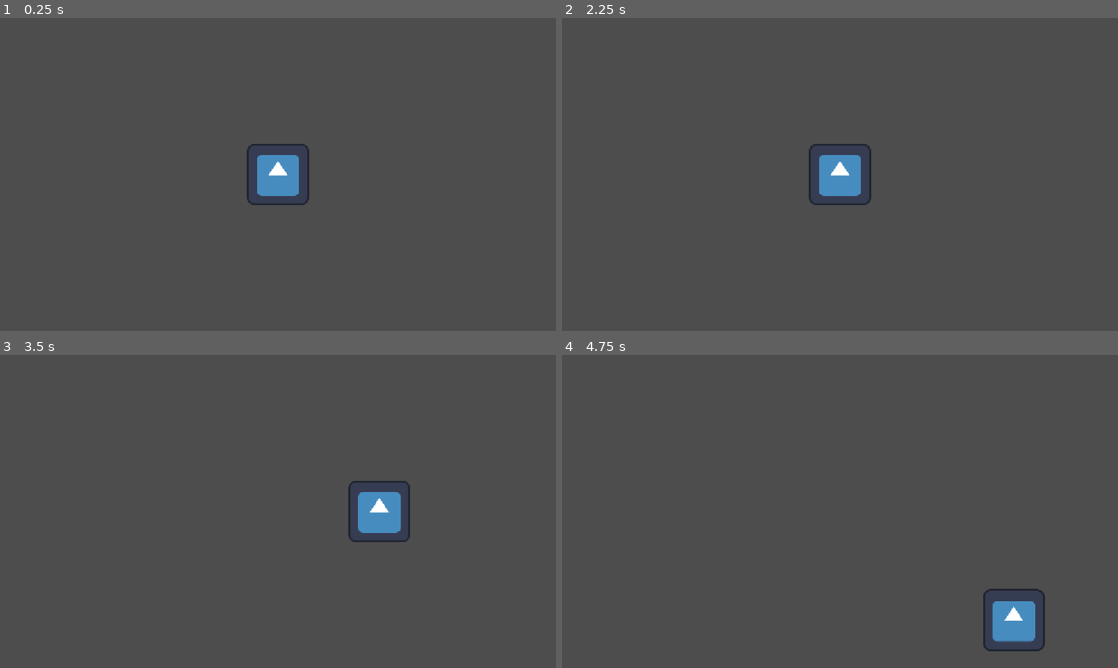
Above: before the commit, frames 1-4 (two rows, left to right).
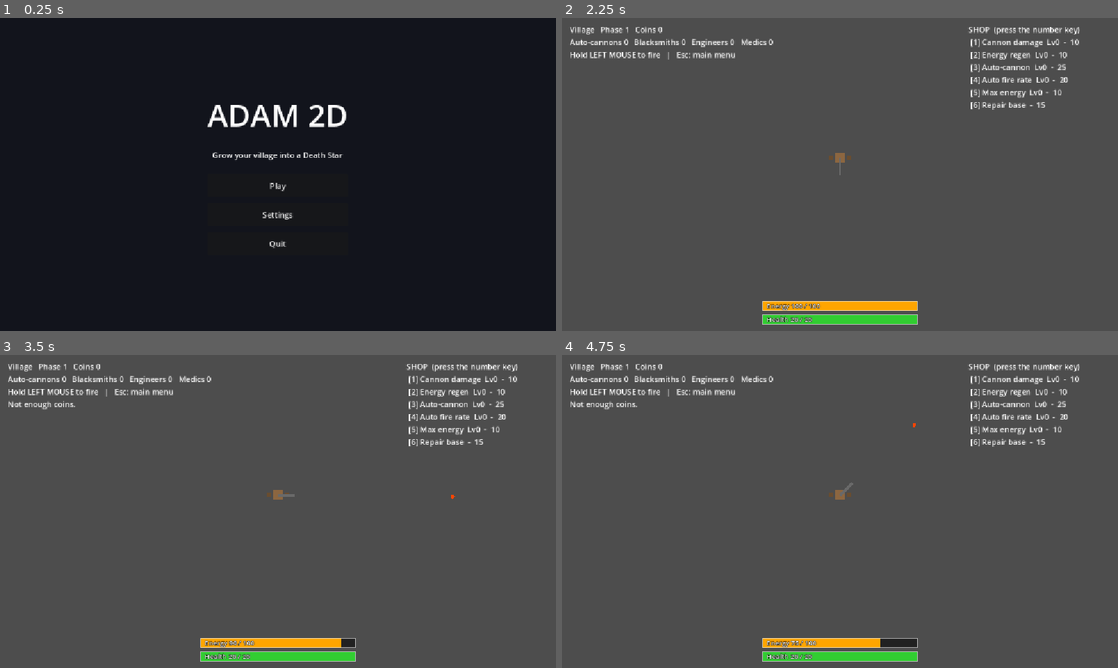
Above: after the commit, the same moments.

Repository: Felankor/adam2d
Game: Godot game, scene res://menu.tscn
The game is run twice, just before and just after one commit, with the same random seed, the same clock (stepped at 60 frames per second) and the same inputs. Before the commit the project starts from res://main.tscn. The engine's default icon, where the game draws it, is replaced by a stand-in: a white triangle on a blue panel in a dark square.
Inputs (mouse positions are in pixels of both pictures, inside the frame that each line leads up to):
- Up to frame 1 (0.25 s): no input
- Up to frame 2 (2.25 s): click (840, 215) at 0.5 s, where only the run after the commit has a clickable "Settings"; click (840, 243) at 1.25 s, where only the run after the commit has a clickable "Back"; click (840, 187) at 2 s, where only the run after the commit has a clickable "Play"
- Up to frame 3 (3.5 s): tap Enter (ui_accept) at 2.75, 3.02, 3.05, 3.32 s; move the mouse to (400, 495) at 2.77 s; hold Right (ui_right) from 2.78 s (still down); tap 1 at 2.85 s; click (400, 495) at 2.92 s
- Up to frame 4 (4.75 s): move the mouse to (728, 527) at 3.52 s; release Right (ui_right) at 3.53 s; hold Down (ui_down) 3.53-4.28 s; tap Enter (ui_accept) at 3.6, 3.77, 4.07, 4.55 s; click (728, 527) at 3.67 s; tap 1 at 3.8, 4.35 s; move the mouse to (895, 442) at 4.27 s; hold Right (ui_right) from 4.28 s (still down); click (895, 442) at 4.42 s

The runs differ from the first frame. In frame 1, 100% of the frame differs, in the area x 0-100%, y 0-100%; in frame 2, 5.2%; in frame 3, 5.4%; in frame 4, 5.4%.

Commit message:
Many changes and playability options
Shop, Ally mob, base improvements for further phases

Diff:
--- /dev/null
+++ b/base.gd
@@ -0,0 +1,135 @@
+class_name Base
+extends Node2D
+
+signal destroyed
+
+const TIER_NAMES := ["Village", "Town", "City", "Fortress", "Capital", "Empire", "Death Star"]
+const TIER_HP := [20, 40, 70, 110, 160, 230, 350]
+const TIER_COLORS := [
+	Color(0.55, 0.40, 0.25),
+	Color(0.65, 0.50, 0.30),
+	Color(0.60, 0.60, 0.65),
+	Color(0.45, 0.50, 0.60),
+	Color(0.85, 0.70, 0.25),
+	Color(0.60, 0.30, 0.70),
+	Color(0.55, 0.58, 0.62),
+]
+const MAX_AUTO := 12
+
+var tier: int = 0
+var max_hp: int = 20
+var hp: int = 20
+var hp_bonus: int = 0
+
+var max_energy: float = 100.0
+var energy: float = 100.0
+var energy_regen: float = 20.0
+var shot_cost: float = 20.0
+var shot_interval: float = 0.2
+
+var cannon_damage: float = 10.0
+var auto_damage: float = 6.0
+var damage_mult: float = 1.0
+
+var auto_cannons: int = 0
+var auto_interval: float = 2.0
+var auto_range: float = 350.0
+
+var gunners: int = 0
+var smiths: int = 0
+var engineers: int = 0
+var medics: int = 0
+
+var aim_angle: float = 0.0
+var _fire_cd: float = 0.0
+var _auto_timer: float = 0.0
+var _heal_acc: float = 0.0
+
+func body_radius() -> float:
+	return 22.0 + tier * 6.0
+
+func set_tier(new_tier: int) -> void:
+	tier = new_tier
+	max_hp = TIER_HP[tier] + hp_bonus
+	hp = max_hp
+	queue_redraw()
+
+func heal(amount: int) -> void:
+	hp = mini(hp + amount, max_hp)
+
+func take_damage(amount: int) -> void:
+	hp = maxi(hp - amount, 0)
+	if hp == 0:
+		set_process(false)
+		destroyed.emit()
+
+func _process(delta: float) -> void:
+	energy = minf(energy + energy_regen * delta, max_energy)
+	_fire_cd -= delta
+	aim_angle = (get_global_mouse_position() - global_position).angle()
+
+	# Manual cannon: hold left mouse button, costs energy
+	if Input.is_mouse_button_pressed(MOUSE_BUTTON_LEFT) and _fire_cd <= 0.0 and energy >= shot_cost:
+		energy -= shot_cost
+		_fire_cd = shot_interval
+		_shoot(aim_angle, cannon_damage * damage_mult)
+
+	# Auto cannons: share one timer, so shots are evenly spread out
+	if auto_cannons > 0:
+		_auto_timer -= delta
+		if _auto_timer <= 0.0:
+			var target := _nearest_enemy()
+			if target != null:
+				_shoot((target.global_position - global_position).angle(), auto_damage * damage_mult)
+				_auto_timer = auto_interval / auto_cannons
+
+	# Medics: slow healing
+	if medics > 0 and hp < max_hp:
+		_heal_acc += medics * 0.5 * delta
+		if _heal_acc >= 1.0:
+			_heal_acc -= 1.0
+			heal(1)
+
+	queue_redraw()
+
+func _shoot(angle: float, dmg: float) -> void:
+	var p := Projectile.new()
+	var dir := Vector2.RIGHT.rotated(angle)
+	p.position = position + dir * (body_radius() + 10.0)
+	p.velocity = dir * 600.0
+	p.damage = dmg
+	get_parent().add_child(p)
+
+func _nearest_enemy() -> Enemy:
+	var best: Enemy = null
+	var best_dist := auto_range
+	for node in get_tree().get_nodes_in_group("enemies"):
+		var e := node as Enemy
+		if e == null or e.dead:
+			continue
+		var d := global_position.distance_to(e.global_position)
+		if d <= best_dist:
+			best = e
+			best_dist = d
+	return best
+
+func _draw() -> void:
+	var r := body_radius()
+	var col: Color = TIER_COLORS[tier]
+	if tier == TIER_NAMES.size() - 1:
+		draw_circle(Vector2.ZERO, r, col)
+		draw_circle(Vector2(-r * 0.35, -r * 0.35), r * 0.22, col.darkened(0.45))
+		draw_line(Vector2(-r, 0), Vector2(r, 0), col.darkened(0.45), 3.0)
+	else:
+		draw_rect(Rect2(-r * 0.5, -r * 0.5, r, r), col)
+		var count := 2 + tier * 2
+		var s := 8.0 + tier * 2.0
+		for i in count:
+			var pos := Vector2.RIGHT.rotated(TAU * i / count) * r * 0.85
+			draw_rect(Rect2(pos - Vector2(s, s) * 0.5, Vector2(s, s)), col.darkened(0.25))
+	if auto_cannons > 0:
+		draw_arc(Vector2.ZERO, auto_range, 0.0, TAU, 64, Color(1, 1, 1, 0.08), 1.0)
+		for i in auto_cannons:
+			var a := TAU * i / auto_cannons
+			draw_circle(Vector2.RIGHT.rotated(a) * (r + 6.0), 5.0, Color.ORANGE)
+	draw_line(Vector2.ZERO, Vector2.RIGHT.rotated(aim_angle) * (r + 14.0), Color.DIM_GRAY, 6.0)
--- /dev/null
+++ b/enemy.gd
@@ -0,0 +1,44 @@
+class_name Enemy
+extends Node2D
+
+signal died(enemy: Enemy)
+signal arrived(enemy: Enemy)
+
+var is_ally: bool = false
+var hp: float = 10.0
+var speed: float = 60.0
+var reward: int = 1
+var damage: int = 1
+var target: Vector2 = Vector2.ZERO
+var reach: float = 40.0
+var radius: float = 12.0
+var dead: bool = false
+
+func _ready() -> void:
+	add_to_group("allies" if is_ally else "enemies")
+
+func _process(delta: float) -> void:
+	var to_target := target - position
+	if to_target.length() <= reach:
+		dead = true
+		arrived.emit(self)
+		queue_free()
+		return
+	position += to_target.normalized() * speed * delta
+
+func take_damage(amount: float) -> void:
+	if dead or is_ally:
+		return
+	hp -= amount
+	if hp <= 0.0:
+		dead = true
+		died.emit(self)
+		queue_free()
+
+func _draw() -> void:
+	if is_ally:
+		draw_circle(Vector2.ZERO, radius, Color.LIME_GREEN)
+		draw_line(Vector2(-6, 0), Vector2(6, 0), Color.WHITE, 3.0)
+		draw_line(Vector2(0, -6), Vector2(0, 6), Color.WHITE, 3.0)
+	else:
+		draw_circle(Vector2.ZERO, radius, Color.CRIMSON)
--- /dev/null
+++ b/hud.gd
@@ -0,0 +1,32 @@
+class_name Hud
+extends Control
+
+var base: Base
+
+func _ready() -> void:
+	mouse_filter = Control.MOUSE_FILTER_IGNORE
+	set_anchors_preset(Control.PRESET_FULL_RECT)
+
+func _process(_delta: float) -> void:
+	queue_redraw()
+
+func _draw() -> void:
+	if base == null:
+		return
+	var s := get_viewport_rect().size
+	var w := 320.0
+	var h := 20.0
+	var x := (s.x - w) * 0.5
+	var hp_text := "Health %d / %d" % [base.hp, base.max_hp]
+	var en_text := "Energy %d / %d" % [int(base.energy), int(base.max_energy)]
+	_bar(Vector2(x, s.y - 34.0), Vector2(w, h), float(base.hp) / base.max_hp, Color.LIME_GREEN, hp_text)
+	_bar(Vector2(x, s.y - 62.0), Vector2(w, h), base.energy / base.max_energy, Color.ORANGE, en_text)
+
+func _bar(pos: Vector2, bar_size: Vector2, ratio: float, color: Color, text: String) -> void:
+	draw_rect(Rect2(pos, bar_size), Color(0.1, 0.1, 0.1, 0.85))
+	draw_rect(Rect2(pos, Vector2(bar_size.x * clampf(ratio, 0.0, 1.0), bar_size.y)), color)
+	draw_rect(Rect2(pos, bar_size), Color(1, 1, 1, 0.6), false, 2.0)
+	var font := ThemeDB.fallback_font
+	var text_pos := pos + Vector2(8, bar_size.y - 5)
+	draw_string_outline(font, text_pos, text, HORIZONTAL_ALIGNMENT_LEFT, -1, 14, 4, Color.BLACK)
+	draw_string(font, text_pos, text, HORIZONTAL_ALIGNMENT_LEFT, -1, 14, Color.WHITE)
--- /dev/null
+++ b/main.gd
@@ -0,0 +1,274 @@
+extends Node2D
+
+const BASE_POS := Vector2(576, 290)
+const SPAWN_RADIUS := 700.0
+const ALLY_CHANCE := 0.10
+
+const ITEM_NAMES := ["Cannon damage", "Energy regen", "Auto-cannon", "Auto fire rate", "Max energy", "Repair base"]
+const ITEM_COSTS := [10, 10, 25, 20, 10, 15]
+
+const UPGRADES := [
+	{"id": "damage", "name": "Heavy shells", "desc": "Cannon damage +20%"},
+	{"id": "regen", "name": "Fast loading", "desc": "Energy regen +4 per second"},
+	{"id": "energy", "name": "Bigger magazine", "desc": "Max energy +20"},
+	{"id": "autorate", "name": "Gun oil", "desc": "Auto-cannons fire 15% faster"},
+	{"id": "autocannon", "name": "New auto-cannon", "desc": "Adds one automatic cannon"},
+	{"id": "walls", "name": "Thicker walls", "desc": "Max health +10 and heal 10"},
+	{"id": "repair", "name": "Field repairs", "desc": "Heal 50% of max health"},
+	{"id": "coins", "name": "Tax collection", "desc": "Gain bonus coins (more in later phases)"},
+]
+
+var phase: int = 1
+var coins: int = 0
+var to_spawn: int = 0
+var alive: int = 0
+var spawn_timer: float = 0.0
+var game_over: bool = false
+var levels: Array[int] = [0, 0, 0, 0, 0, 0]
+
+var base: Base
+var info_label: Label
+var shop_label: Label
+var upgrade_menu: UpgradeMenu
+var _msg: String = ""
+var _msg_time: float = 0.0
+
+func _ready() -> void:
+	base = Base.new()
+	base.position = BASE_POS
+	base.destroyed.connect(_on_base_destroyed)
+	add_child(base)
+
+	var layer := CanvasLayer.new()
+	add_child(layer)
+
+	var hud := Hud.new()
+	hud.base = base
+	layer.add_child(hud)
+
+	info_label = Label.new()
+	info_label.position = Vector2(16, 12)
+	layer.add_child(info_label)
+
+	shop_label = Label.new()
+	shop_label.position = Vector2(get_viewport_rect().size.x - 310.0, 12)
+	layer.add_child(shop_label)
+
+	upgrade_menu = UpgradeMenu.new()
+	upgrade_menu.chosen.connect(_on_upgrade_chosen)
+	layer.add_child(upgrade_menu)
+
+	_start_phase()
+
+func _start_phase() -> void:
+	var new_tier := mini(int((phase - 1) / 3.0), Base.TIER_NAMES.size() - 1)
+	if new_tier != base.tier:
+		base.set_tier(new_tier)
+		_say("Your settlement grew into a %s!" % Base.TIER_NAMES[new_tier], 5.0)
+	to_spawn = 3 + phase * 2
+	spawn_timer = 1.0
+	_update_label()
+
+func _process(delta: float) -> void:
+	if _msg_time > 0.0:
+		_msg_time -= delta
+		if _msg_time <= 0.0:
+			_msg = ""
+			_update_label()
+	if game_over:
+		if Input.is_action_just_pressed("ui_accept"):
+			get_tree().reload_current_scene()
+		return
+	if to_spawn > 0:
+		spawn_timer -= delta
+		if spawn_timer <= 0.0:
+			_spawn_mob()
+			to_spawn -= 1
+			spawn_timer = maxf(0.5, 2.0 - phase * 0.1)
+	elif alive == 0:
+		phase += 1
+		_open_upgrade_menu()
+
+# ---------- Phase reward menu ----------
+
+func _is_available(u: Dictionary) -> bool:
+	match u["id"]:
+		"autocannon":
+			return base.auto_cannons < Base.MAX_AUTO
+		"repair":
+			return base.hp < base.max_hp
+	return true
+
+func _open_upgrade_menu() -> void:
+	var pool := UPGRADES.filter(_is_available)
+	pool.shuffle()
+	var picks := pool.slice(0, 3)
+	upgrade_menu.open("Phase %d cleared!  Choose a reward" % (phase - 1), picks)
+	get_tree().paused = true
+
+func _on_upgrade_chosen(id: String) -> void:
+	var text := _apply_upgrade(id)
+	get_tree().paused = false
+	_start_phase()
+	_say(text, 4.0)
+
+func _apply_upgrade(id: String) -> String:
+	match id:
+		"damage":
+			base.damage_mult += 0.2
+			return "Cannon damage +20%."
+		"regen":
+			base.energy_regen += 4.0
+			return "Energy regen +4."
+		"energy":
+			base.max_energy += 20.0
+			return "Max energy +20."
+		"autorate":
+			base.auto_interval = maxf(base.auto_interval * 0.85, 0.3)
+			return "Auto-cannons fire faster."
+		"autocannon":
+			base.auto_cannons = mini(base.auto_cannons + 1, Base.MAX_AUTO)
+			return "A new auto-cannon was built."
+		"walls":
+			base.hp_bonus += 10
+			base.max_hp += 10
+			base.heal(10)
+			return "Max health +10."
+		"repair":
+			base.heal(int(base.max_hp * 0.5))
+			return "Base repaired."
+		"coins":
+			var gain := 5 + phase * 3
+			coins += gain
+			return "Collected %d coins." % gain
+	return ""
+
+# ---------- Mobs ----------
+
+func _spawn_mob() -> void:
+	var e := Enemy.new()
+	e.is_ally = randf() < ALLY_CHANCE
+	var angle := randf() * TAU
+	e.position = BASE_POS + Vector2.RIGHT.rotated(angle) * SPAWN_RADIUS
+	e.target = BASE_POS
+	e.reach = base.body_radius()
+	if e.is_ally:
+		e.speed = 40.0
+	else:
+		e.hp = 10.0 + (phase - 1) * 4.0
+		e.speed = minf(60.0 + (phase - 1) * 5.0, 160.0)
+		e.reward = 1 + int(phase * 0.5)
+		e.damage = 1 + int(phase / 4.0)
+		alive += 1
+	e.died.connect(_on_enemy_died)
+	e.arrived.connect(_on_mob_arrived)
+	add_child(e)
+
+func _on_enemy_died(e: Enemy) -> void:
+	coins += e.reward
+	alive -= 1
+	_update_label()
+
+func _on_mob_arrived(e: Enemy) -> void:
+	if e.is_ally:
+		_recruit()
+	else:
+		alive -= 1
+		base.take_damage(e.damage)
+		_update_label()
+
+func _recruit() -> void:
+	match randi() % 4:
+		0:
+			base.gunners += 1
+			base.auto_cannons = mini(base.auto_cannons + 1, Base.MAX_AUTO)
+			_say("A gunner joined and crews a new auto-cannon!", 4.0)
+		1:
+			base.smiths += 1
+			base.damage_mult += 0.15
+			_say("A blacksmith joined: cannon damage +15%.", 4.0)
+		2:
+			base.engineers += 1
+			base.energy_regen += 5.0
+			_say("An engineer joined: energy regen +5.", 4.0)
+		3:
+			base.medics += 1
+			_say("A medic joined: your base slowly heals.", 4.0)
+
+# ---------- Coin shop and input ----------
+
+func _input(event: InputEvent) -> void:
+	var key := event as InputEventKey
+	if key == null or not key.pressed or key.echo:
+		return
+	if key.keycode == KEY_ESCAPE:
+		get_tree().change_scene_to_file("res://menu.tscn")
+		return
+	var idx := int(key.keycode) - int(KEY_1)
+	if idx >= 0 and idx < ITEM_NAMES.size():
+		_buy(idx)
+
+func _cost(i: int) -> int:
+	if i == 5:
+		return ITEM_COSTS[5] + base.tier * 5
+	return int(ITEM_COSTS[i] * pow(1.5, levels[i]))
+
+func _buy(i: int) -> void:
+	if game_over:
+		return
+	var cost := _cost(i)
+	if coins < cost:
+		_say("Not enough coins.", 2.0)
+		return
+	match i:
+		0:
+			base.damage_mult += 0.2
+		1:
+			base.energy_regen += 4.0
+		2:
+			if base.auto_cannons >= Base.MAX_AUTO:
+				_say("Auto-cannon limit reached.", 2.0)
+				return
+			base.auto_cannons += 1
+		3:
+			base.auto_interval = maxf(base.auto_interval * 0.85, 0.3)
+		4:
+			base.max_energy += 20.0
+		5:
+			if base.hp >= base.max_hp:
+				_say("Base is already at full health.", 2.0)
+				return
+			base.heal(int(base.max_hp * 0.5))
+	coins -= cost
+	if i != 5:
+		levels[i] += 1
+	_update_label()
+
+# ---------- Game over and HUD text ----------
+
+func _on_base_destroyed() -> void:
+	game_over = true
+	for group in ["enemies", "allies"]:
+		for node in get_tree().get_nodes_in_group(group):
+			node.set_process(false)
+	_say("Your %s fell on phase %d. Enter: restart   Esc: main menu" % [Base.TIER_NAMES[base.tier], phase], 9999.0)
+
+func _say(text: String, seconds: float) -> void:
+	_msg = text
+	_msg_time = seconds
+	_update_label()
+
+func _update_label() -> void:
+	var t := "%s   Phase %d   Coins %d" % [Base.TIER_NAMES[base.tier], phase, coins]
+	t += "\nAuto-cannons %d   Blacksmiths %d   Engineers %d   Medics %d" % [base.auto_cannons, base.smiths, base.engineers, base.medics]
+	t += "\nHold LEFT MOUSE to fire   |   Esc: main menu"
+	if _msg != "":
+		t += "\n" + _msg
+	info_label.text = t
+
+	var s := "SHOP  (press the number key)"
+	for i in ITEM_NAMES.size():
+		var mark := "*" if coins >= _cost(i) else " "
+		var lv := "" if i == 5 else "  Lv%d" % levels[i]
+		s += "\n%s[%d] %s%s  -  %d" % [mark, i + 1, ITEM_NAMES[i], lv, _cost(i)]
+	shop_label.text = s
--- a/main.tscn
+++ b/main.tscn
@@ -1,19 +1,6 @@
-[gd_scene load_steps=4 format=3]
+[gd_scene load_steps=2 format=3]
 
-[ext_resource type="Script" path="res://player.gd" id="1"]
-[ext_resource type="Texture2D" path="res://icon.svg" id="2"]
-
-[sub_resource type="RectangleShape2D" id="RectangleShape2D_1"]
-size = Vector2(128, 128)
+[ext_resource type="Script" path="res://main.gd" id="1"]
 
 [node name="Main" type="Node2D"]
-
-[node name="Player" type="CharacterBody2D" parent="."]
-position = Vector2(576, 324)
 script = ExtResource("1")
-
-[node name="Sprite2D" type="Sprite2D" parent="Player"]
-texture = ExtResource("2")
-
-[node name="CollisionShape2D" type="CollisionShape2D" parent="Player"]
-shape = SubResource("RectangleShape2D_1")
--- /dev/null
+++ b/menu.gd
@@ -0,0 +1,95 @@
+extends Control
+
+var _main_box: VBoxContainer
+var _settings_box: VBoxContainer
+
+func _ready() -> void:
+	Settings.load_and_apply()
+
+	var bg := ColorRect.new()
+	bg.color = Color(0.07, 0.08, 0.11)
+	bg.set_anchors_and_offsets_preset(Control.PRESET_FULL_RECT)
+	add_child(bg)
+
+	var center := CenterContainer.new()
+	center.set_anchors_and_offsets_preset(Control.PRESET_FULL_RECT)
+	add_child(center)
+
+	var stack := VBoxContainer.new()
+	stack.add_theme_constant_override("separation", 28)
+	center.add_child(stack)
+
+	var title := Label.new()
+	title.text = "ADAM 2D"
+	title.horizontal_alignment = HORIZONTAL_ALIGNMENT_CENTER
+	title.add_theme_font_size_override("font_size", 64)
+	stack.add_child(title)
+
+	var subtitle := Label.new()
+	subtitle.text = "Grow your village into a Death Star"
+	subtitle.horizontal_alignment = HORIZONTAL_ALIGNMENT_CENTER
+	stack.add_child(subtitle)
+
+	_main_box = VBoxContainer.new()
+	_main_box.add_theme_constant_override("separation", 12)
+	stack.add_child(_main_box)
+	_main_box.add_child(_button("Play", _on_play))
+	_main_box.add_child(_button("Settings", _on_settings))
+	_main_box.add_child(_button("Quit", _on_quit))
+
+	_settings_box = VBoxContainer.new()
+	_settings_box.add_theme_constant_override("separation", 12)
+	_settings_box.visible = false
+	stack.add_child(_settings_box)
+
+	var fs := CheckButton.new()
+	fs.text = "Fullscreen"
+	fs.button_pressed = Settings.fullscreen
+	fs.toggled.connect(_on_fullscreen)
+	_settings_box.add_child(fs)
+
+	var vol_label := Label.new()
+	vol_label.text = "Volume"
+	_settings_box.add_child(vol_label)
+
+	var vol := HSlider.new()
+	vol.min_value = 0.0
+	vol.max_value = 1.0
+	vol.step = 0.05
+	vol.value = Settings.volume
+	vol.custom_minimum_size = Vector2(260, 24)
+	vol.value_changed.connect(_on_volume)
+	_settings_box.add_child(vol)
+
+	_settings_box.add_child(_button("Back", _on_back))
+
+func _button(text: String, handler: Callable) -> Button:
+	var b := Button.new()
+	b.text = text
+	b.custom_minimum_size = Vector2(260, 48)
+	b.pressed.connect(handler)
+	return b
+
+func _on_play() -> void:
+	get_tree().change_scene_to_file("res://main.tscn")
+
+func _on_settings() -> void:
+	_main_box.visible = false
+	_settings_box.visible = true
+
+func _on_back() -> void:
+	Settings.save()
+	_settings_box.visible = false
+	_main_box.visible = true
+
+func _on_quit() -> void:
+	get_tree().quit()
+
+func _on_fullscreen(on: bool) -> void:
+	Settings.fullscreen = on
+	Settings.apply()
+	Settings.save()
+
+func _on_volume(v: float) -> void:
+	Settings.volume = v
+	Settings.apply()
--- /dev/null
+++ b/menu.tscn
@@ -0,0 +1,12 @@
+[gd_scene load_steps=2 format=3]
+
+[ext_resource type="Script" path="res://menu.gd" id="1"]
+
+[node name="Menu" type="Control"]
+layout_mode = 3
+anchors_preset = 15
+anchor_right = 1.0
+anchor_bottom = 1.0
+grow_horizontal = 2
+grow_vertical = 2
+script = ExtResource("1")
--- a/player.gd
+++ /dev/null
@@ -1,8 +0,0 @@
-extends CharacterBody2D
-
-@export var speed: float = 300.0
-
-func _physics_process(_delta: float) -> void:
-	var direction := Input.get_vector("ui_left", "ui_right", "ui_up", "ui_down")
-	velocity = direction * speed
-	move_and_slide()
--- a/project.godot
+++ b/project.godot
@@ -11,7 +11,7 @@
 [application]
 
 config/name="adam2d"
-run/main_scene="res://main.tscn"
+run/main_scene="res://menu.tscn"
 config/features=PackedStringArray("4.7", "GL Compatibility")
 config/icon="res://icon.svg"
 
--- /dev/null
+++ b/projectile.gd
@@ -0,0 +1,24 @@
+class_name Projectile
+extends Node2D
+
+var velocity: Vector2 = Vector2.ZERO
+var damage: float = 10.0
+var life: float = 2.0
+
+func _process(delta: float) -> void:
+	position += velocity * delta
+	life -= delta
+	if life <= 0.0:
+		queue_free()
+		return
+	for node in get_tree().get_nodes_in_group("enemies"):
+		var e := node as Enemy
+		if e == null or e.dead:
+			continue
+		if position.distance_to(e.position) <= e.radius + 4.0:
+			e.take_damage(damage)
+			queue_free()
+			return
+
+func _draw() -> void:
+	draw_circle(Vector2.ZERO, 4.0, Color.ORANGE_RED)
--- /dev/null
+++ b/settings.gd
@@ -0,0 +1,27 @@
+class_name Settings
+extends RefCounted
+
+const PATH := "user://settings.cfg"
+
+static var fullscreen: bool = false
+static var volume: float = 1.0
+
+static func load_and_apply() -> void:
+	var cfg := ConfigFile.new()
+	if cfg.load(PATH) == OK:
+		fullscreen = cfg.get_value("display", "fullscreen", false)
+		volume = cfg.get_value("audio", "volume", 1.0)
+	apply()
+
+static func save() -> void:
+	var cfg := ConfigFile.new()
+	cfg.set_value("display", "fullscreen", fullscreen)
+	cfg.set_value("audio", "volume", volume)
+	cfg.save(PATH)
+
+static func apply() -> void:
+	if fullscreen:
+		DisplayServer.window_set_mode(DisplayServer.WINDOW_MODE_FULLSCREEN)
+	else:
+		DisplayServer.window_set_mode(DisplayServer.WINDOW_MODE_WINDOWED)
+	AudioServer.set_bus_volume_db(0, linear_to_db(maxf(volume, 0.0001)))
--- /dev/null
+++ b/upgrade_menu.gd
@@ -0,0 +1,73 @@
+class_name UpgradeMenu
+extends Control
+
+signal chosen(id: String)
+
+var _title: Label
+var _row: HBoxContainer
+var _ids: Array[String] = []
+
+func _ready() -> void:
+	process_mode = Node.PROCESS_MODE_ALWAYS
+	set_anchors_and_offsets_preset(Control.PRESET_FULL_RECT)
+	visible = false
+
+	var dim := ColorRect.new()
+	dim.color = Color(0, 0, 0, 0.7)
+	dim.set_anchors_and_offsets_preset(Control.PRESET_FULL_RECT)
+	add_child(dim)
+
+	var center := CenterContainer.new()
+	center.set_anchors_and_offsets_preset(Control.PRESET_FULL_RECT)
+	add_child(center)
+
+	var box := VBoxContainer.new()
+	box.add_theme_constant_override("separation", 24)
+	center.add_child(box)
+
+	_title = Label.new()
+	_title.horizontal_alignment = HORIZONTAL_ALIGNMENT_CENTER
+	_title.add_theme_font_size_override("font_size", 28)
+	box.add_child(_title)
+
+	_row = HBoxContainer.new()
+	_row.add_theme_constant_override("separation", 16)
+	box.add_child(_row)
+
+	var hint := Label.new()
+	hint.text = "Click a card or press 1, 2 or 3"
+	hint.horizontal_alignment = HORIZONTAL_ALIGNMENT_CENTER
+	box.add_child(hint)
+
+func open(title: String, options: Array) -> void:
+	_title.text = title
+	_ids.clear()
+	for child in _row.get_children():
+		_row.remove_child(child)
+		child.queue_free()
+	var n := 1
+	for opt in options:
+		var b := Button.new()
+		b.text = "[%d]\n%s\n\n%s" % [n, opt["name"], opt["desc"]]
+		b.custom_minimum_size = Vector2(230, 150)
+		b.pressed.connect(_on_pick.bind(opt["id"]))
+		_row.add_child(b)
+		_ids.append(opt["id"])
+		n += 1
+	visible = true
+
+func _input(event: InputEvent) -> void:
+	if not visible:
+		return
+	var key := event as InputEventKey
+	if key != null and key.pressed and not key.echo:
+		var idx := int(key.keycode) - int(KEY_1)
+		if idx >= 0 and idx < _ids.size():
+			get_viewport().set_input_as_handled()
+			_on_pick(_ids[idx])
+
+func _on_pick(id: String) -> void:
+	if not visible:
+		return
+	visible = false
+	chosen.emit(id)
Not shown, added: base.gd.uid
Not shown, added: enemy.gd.uid
Not shown, added: fortress.gd.uid
Not shown, added: hud.gd.uid
Not shown, added: main.gd.uid
Not shown, added: menu.gd.uid
Not shown, added: projectile.gd.uid
Not shown, added: settings.gd.uid
Not shown, added: upgrade_menu.gd.uid
